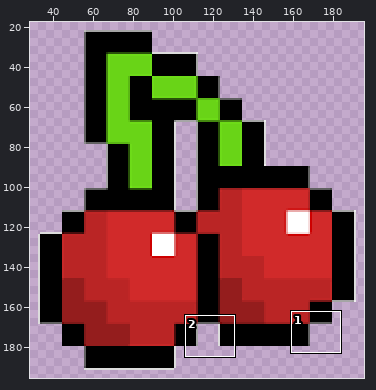
One commit to this sprite sheet: pacman/src/images/cherry.png. The picture above shows the old version from afar; the outline marks the close-up.
Close-up. The starting point:
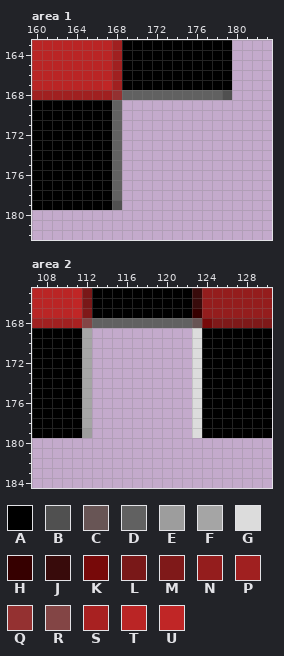
The file is 225x225 pixels. Colours within 5 levels of each other are drawn and written as one. Shown: area 1: x 160..183, y 163..182; area 2: x 107..130, y 165..184. The wide view leaves out empty margins. The commit also changed other parts of the picture, which this record leaves out.
Palette (. is transparent): A #000000  B #505050  C #685555  D #616161  E #9d9d9d  F #a5a5a5  G #dcdcdc  H #360000  J #380b0b  K #770909  L #791818  M #7f1919  N #941d1d  P #a02020  Q #943131  R #834545  S #a82121  T #ba2525  U #c02626
Pixels before, area 1, first column x 160:
163 TTTTTTTTPAAAAAAAAAAA
164 TTTTTTTTPAAAAAAAAAAA
165 TTTTTTTTPAAAAAAAAAAA
166 TTTTTTTTPAAAAAAAAAAA
167 TTTTTTTUPAAAAAAAAAAA
168 PPPPPPPPQDDDDDDDDDDB
169 AAAAAAAAD...........
170 AAAAAAAAD...........
171 AAAAAAAAD...........
172 AAAAAAAAD...........
173 AAAAAAAAD...........
174 AAAAAAAAD...........
175 AAAAAAAAD...........
176 AAAAAAAAD...........
177 AAAAAAAAD...........
178 AAAAAAAAD...........
179 AAAAAAAAB...........
Pixels before, area 2, first column x 107:
165 TTTTULAAAAAAAAAAJNNNNNNN
166 TTTTULAAAAAAAAAAJNNNNNNN
167 TTTTUMAAAAAAAAAAHNNNNNNN
168 PPPPSRDDDDDDDDDDCKMMMMMM
169 AAAAAF..........GAAAAAAA
170 AAAAAF..........GAAAAAAA
171 AAAAAF..........GAAAAAAA
172 AAAAAF..........GAAAAAAA
173 AAAAAF..........GAAAAAAA
174 AAAAAF..........GAAAAAAA
175 AAAAAF..........GAAAAAAA
176 AAAAAF..........GAAAAAAA
177 AAAAAF..........GAAAAAAA
178 AAAAAF..........GAAAAAAA
179 AAAAAE..........GAAAAAAA
New version:
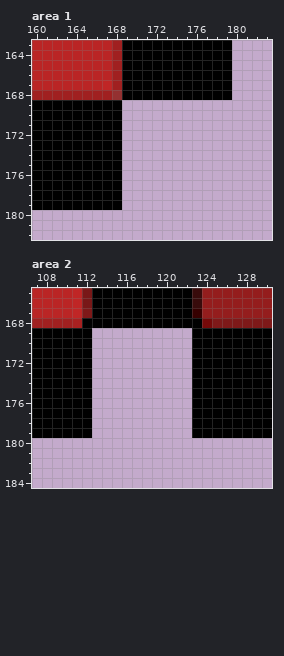
Edits made:
Area 1:
Colour B becomes colour A in row 168 at x 179; in row 179 at x 168.
Colour D becomes colour A in row 168 at x 169 to 178; in rows 169 to 178 at x 168.
Area 2:
Colour C becomes colour A in row 168 at x 123.
Colour D becomes colour A in row 168 at x 113 to 122.
Colour E becomes colour A in row 179 at x 112.
Colour F becomes colour A in rows 169 to 178 at x 112.
Colour G becomes colour A in rows 169 to 179 at x 123.
Colour R becomes colour A in row 168 at x 112.
Changed places in both close-ups, as pixel boxes (x1, y1, x2, y2):
changed: (112, 90, 232, 210)
changed: (82, 318, 202, 438)
